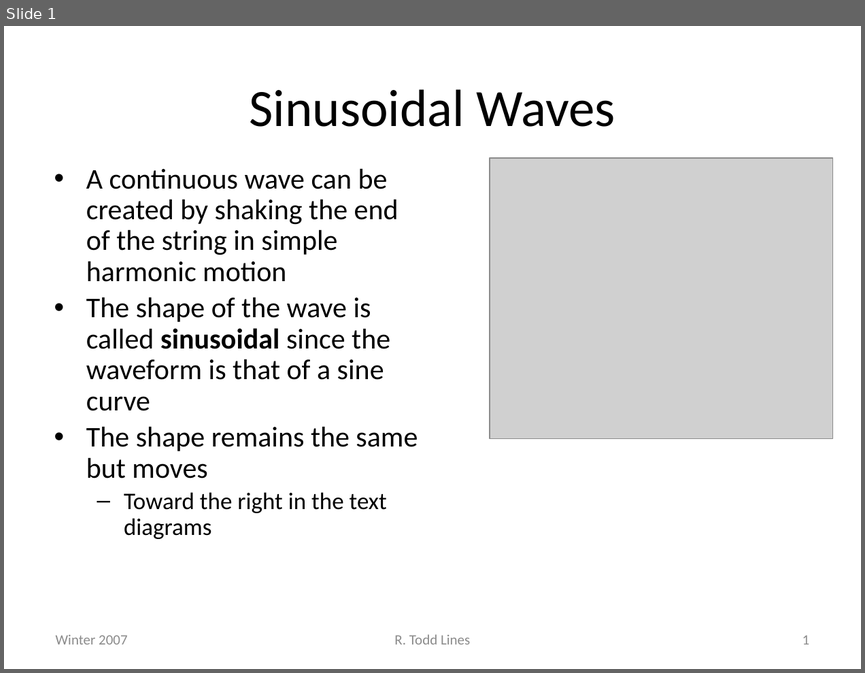
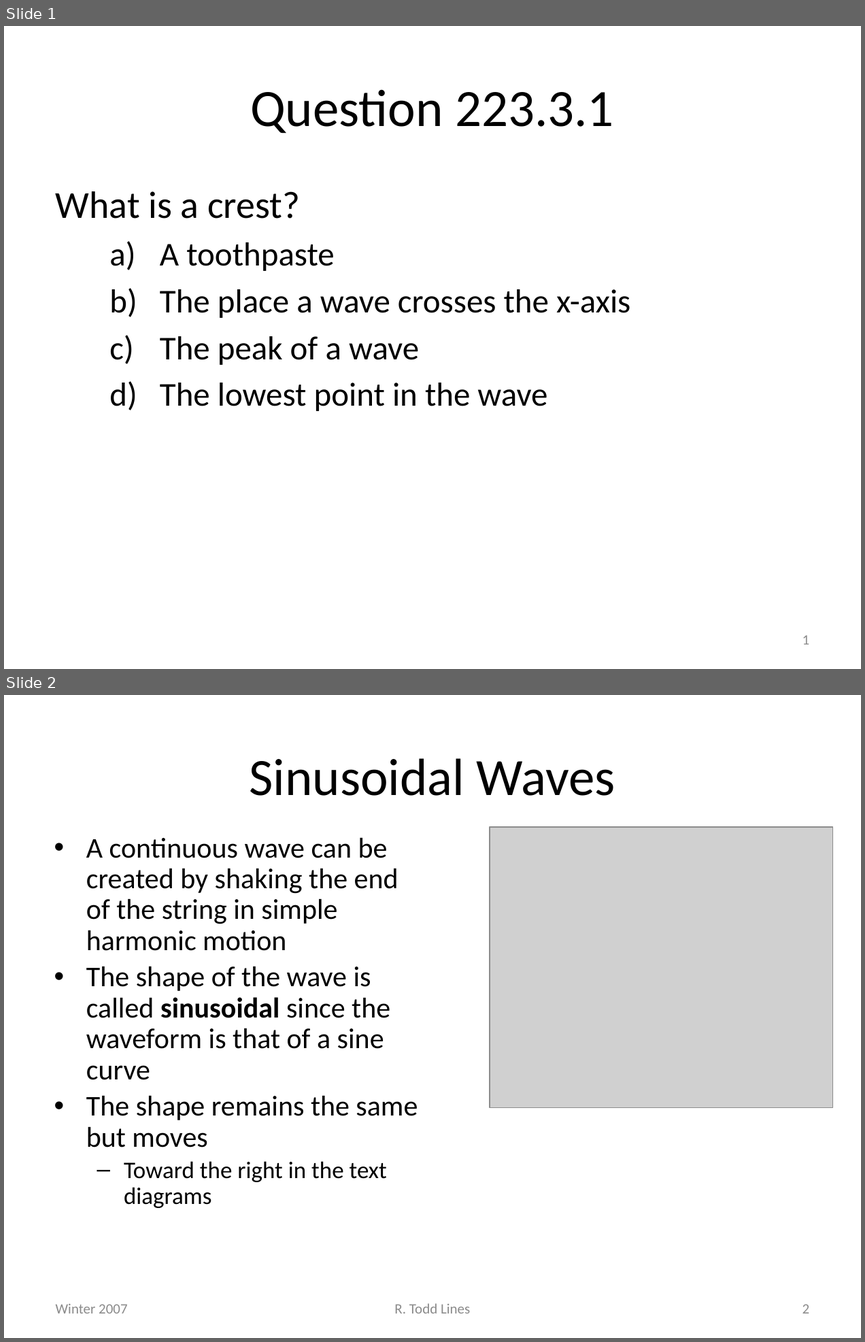
Before and after one commit to rtlines/PH223-Engineering-Physics, a slide deck: Slides/PH223_Lecture_03.pptx. Shown one above the other, each under a label of ours: slide 1 before the commit, slides 1 and 2 after it. The pictures are 865x673 and 865x1342 pixels, drawn with LibreOffice and Linux fonts; fonts in the diff are those of the drawing; grey boxes stand for pictures. Boxes give left, top, right and bottom in pixels: in the first picture for what was removed or moved away, otherwise in the second. Text is boxed around its words. In the diff, an @@ line names an element or a change of style, - is before the commit and + after.

```diff
--- a/Slides/PH223_Lecture_03.pptx
+++ b/Slides/PH223_Lecture_03.pptx
@@ slide 1 added at box(4, 26, 861, 669), background #FFFFFF @@
@@ title added at box(250, 89, 614, 133), 44 pt, text #000000 @@
+Question 223.3.1
@@ text added at box(56, 191, 630, 411), 28 pt, text #000000 @@
+What is a crest?
+  a) A toothpaste
+  b) The place a wave crosses the x-axis
+  c) The peak of a wave
+  d) The lowest point in the wave
@@ page number added at box(802, 635, 810, 644), 12 pt, text #8C8C8C @@
+1
@@ what was slide 1 is now slide 2 @@
@@ page number at box(802, 1304, 810, 1313): text changed @@
-1
+2
```
Also in this commit, not shown: 1 slide changed, 7 other slides added.
